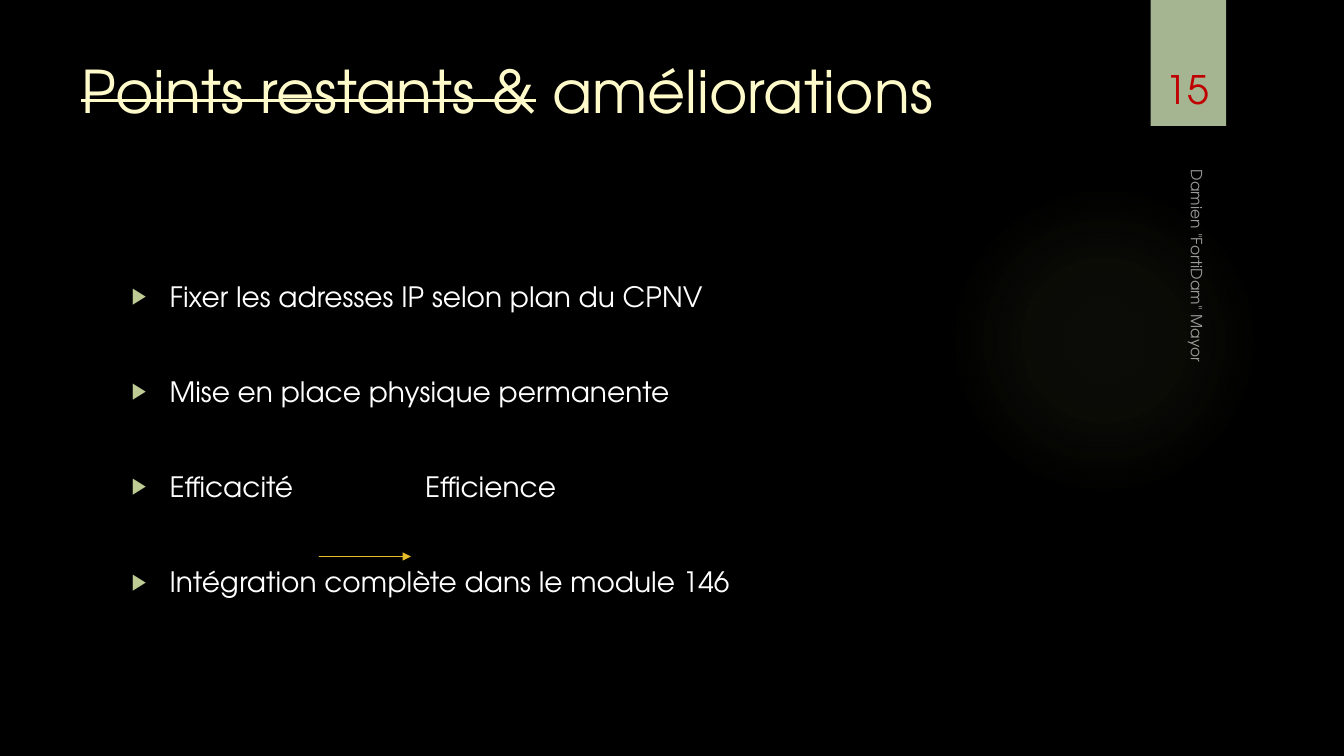
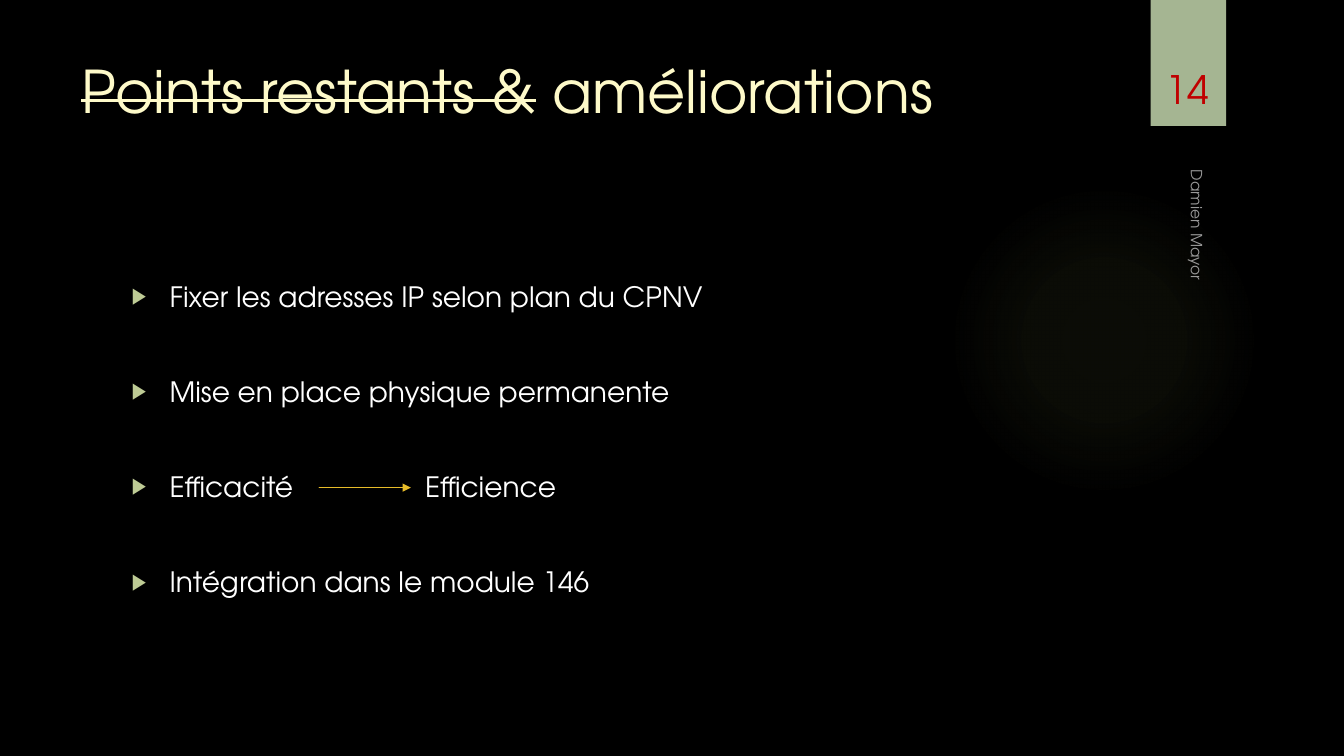
Before and after one commit to damienmayor/TPI, a slide deck: slide 14 of Présentation/Présentation TPI DMA.pptx (slide 15 before the commit). Drawn at 1344x756 pixels with LibreOffice and Linux fonts; fonts in the diff are those of the drawing; background and template pictures are left out. Boxes give left, top, right and bottom in pixels: in the first picture for what was removed or moved away, otherwise in the second. Text is boxed around its words. In the diff, an @@ line names an element or a change of style, - is before the commit and + after.

```diff
--- a/Présentation/Présentation TPI DMA.pptx
+++ b/Présentation/Présentation TPI DMA.pptx
@@ page number at (1166, 75, 1209, 104): text changed @@
-15
+14
@@ text at (1183, 175, 1209, 279): text changed @@
-Damien "FortiDam" Mayor
+Damien Mayor
@@ arrow moved from (320, 557) - (411, 557) to (320, 488) - (411, 488) @@
@@ text at (170, 571, 590, 598): text changed @@
-▶ Intégration complète dans le module 146
+▶ Intégration dans le module 146
```
Also in this commit, not shown: 11 other slides changed, 4 slides added, 4 slides removed, 1 other file.
